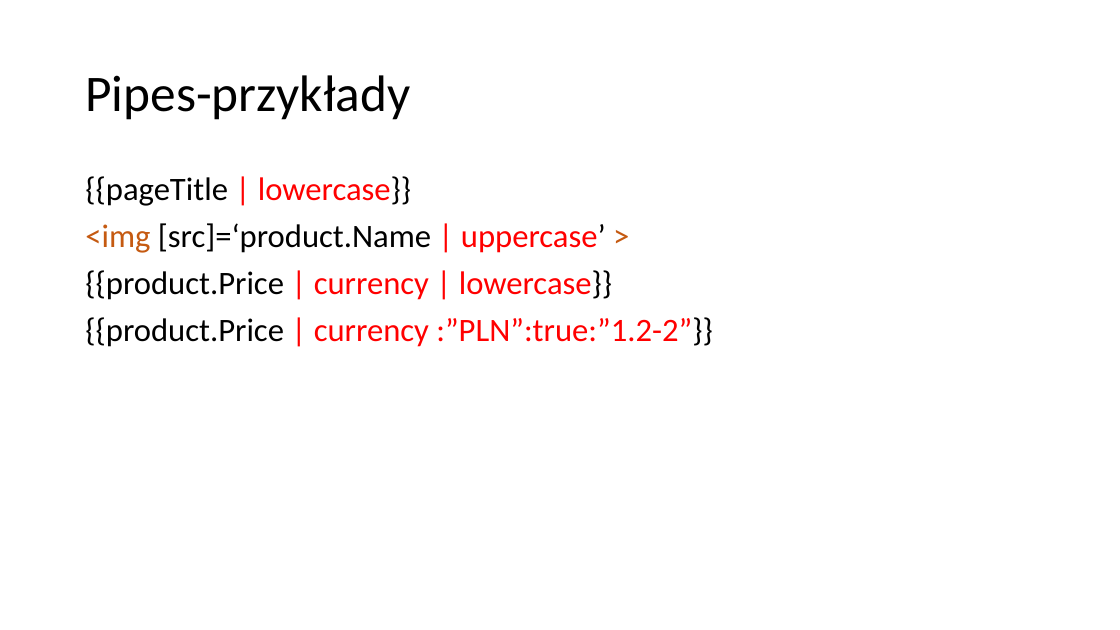
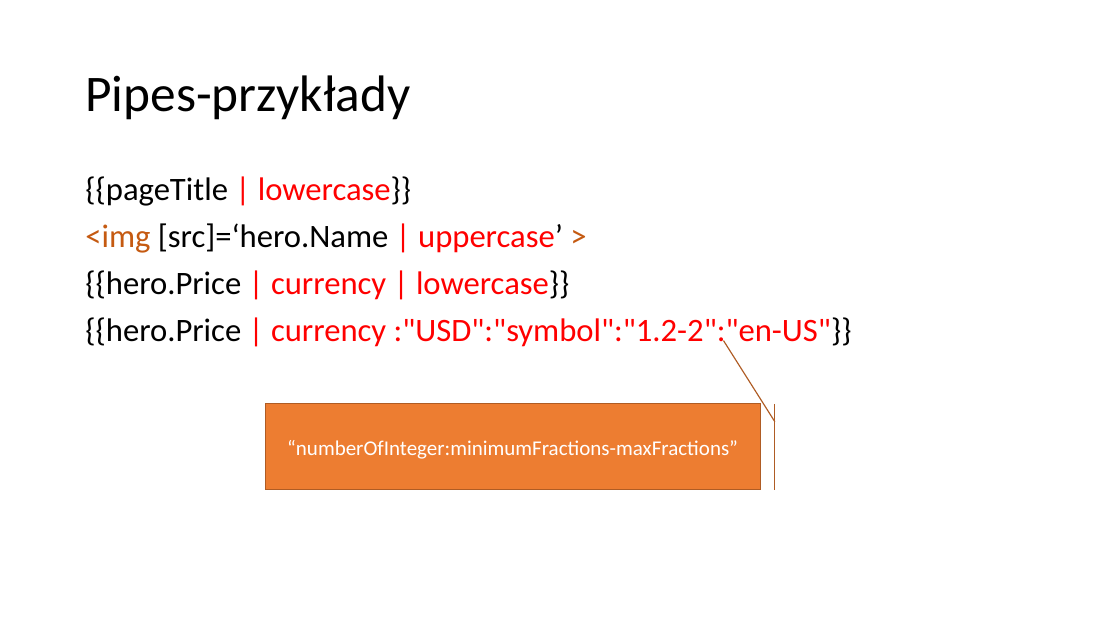
Before and after one commit to VadimPeczynski/Angular-Workshop, a slide deck: slide 10 of 2/presentation/Angular 2.pptx (slide 9 before the commit). Drawn at 1120x630 pixels with LibreOffice and Linux fonts; fonts in the diff are those of the drawing. Boxes give left, top, right and bottom in pixels: in the first picture for what was removed or moved away, otherwise in the second. Text is boxed around its words. In the diff, an @@ line names an element or a change of style, - is before the commit and + after.

```diff
--- a/2/presentation/Angular 2.pptx
+++ b/2/presentation/Angular 2.pptx
@@ text at [85,223,852,349]: text changed @@
-<img [src]=‘product.Name | uppercase’ >
-{{product.Price | currency | lowercase}}
-{{product.Price | currency :”PLN”:true:”1.2-2”}}
+<img [src]=‘hero.Name | uppercase’ >
+{{hero.Price | currency | lowercase}}
+{{hero.Price | currency :"USD":"symbol":"1.2-2":"en-US"}}
@@ accent border callout added at [266,404,760,490], fill #ED7D31, outline #AF5C24 1 pt, 18 pt, text #FFFFFF @@
+“numberOfInteger:minimumFractions-maxFractions”
```
Also in this commit, not shown: 10 other slides changed, 1 slide added.
